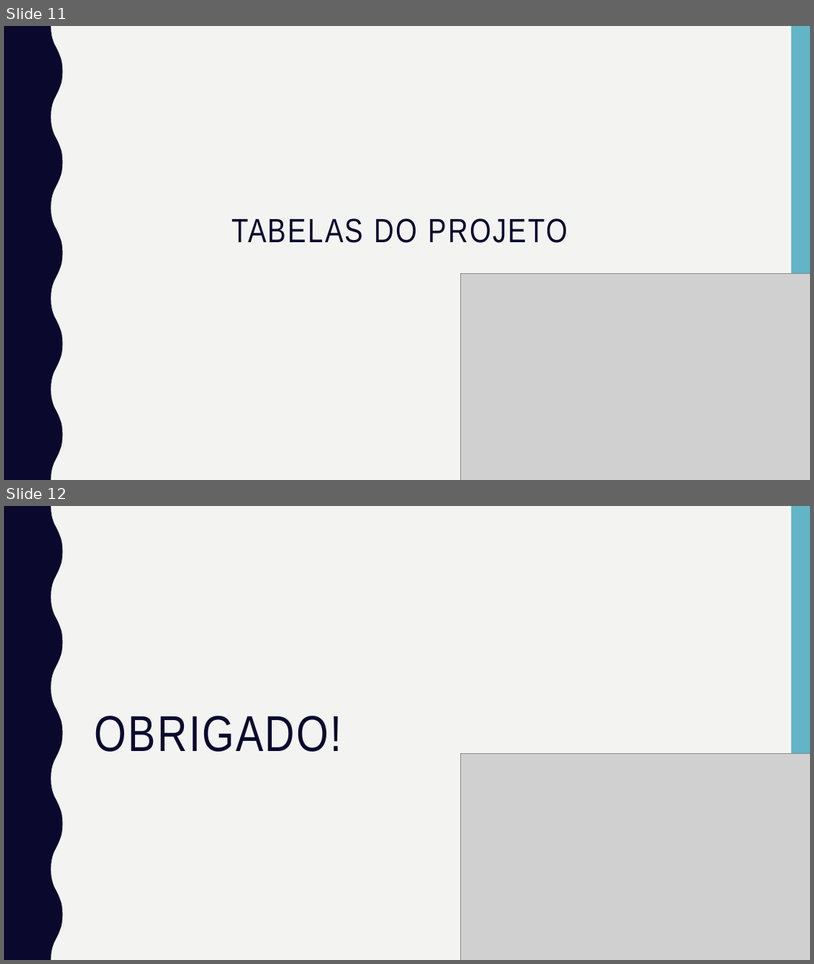
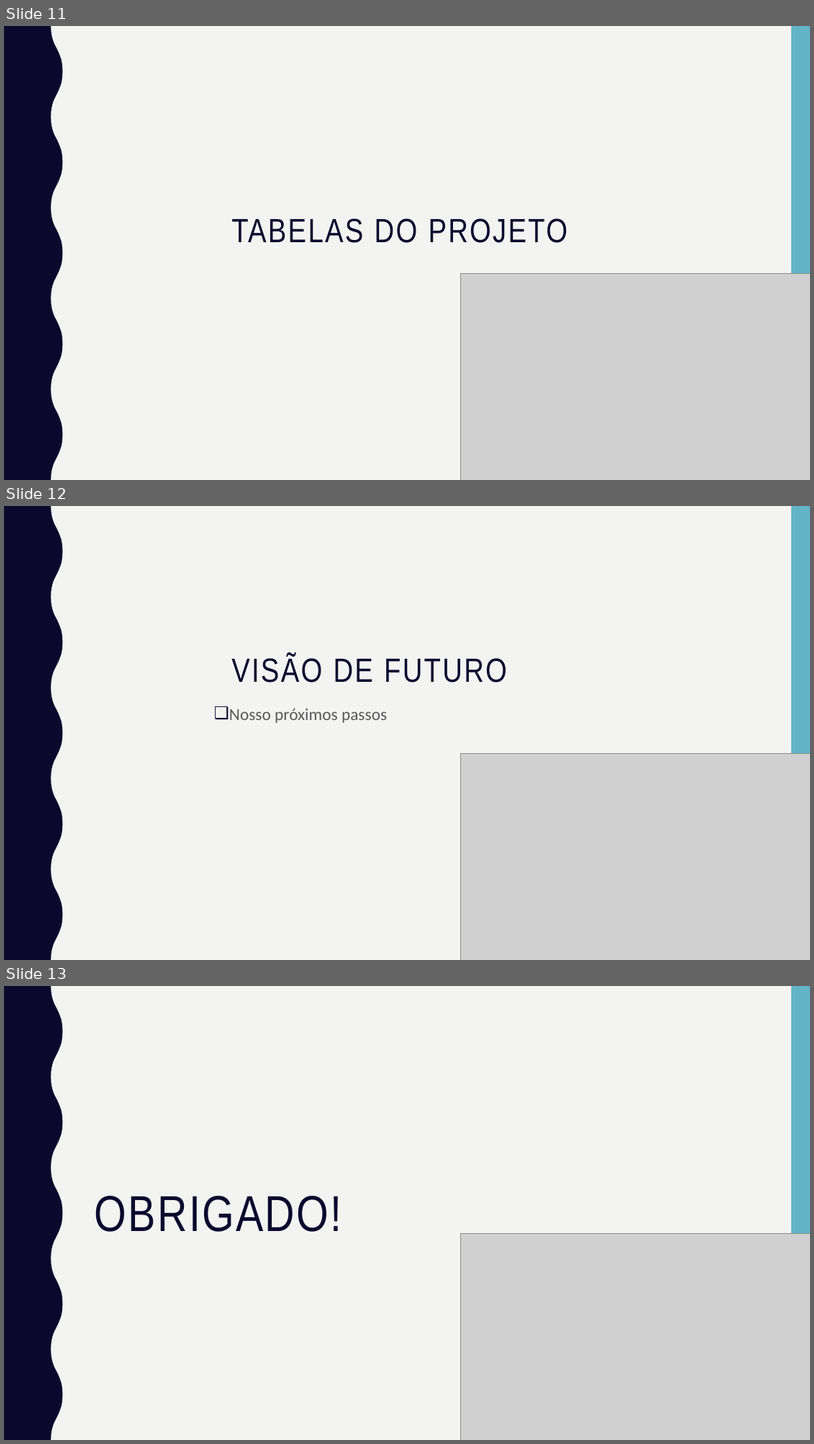
Before and after one commit to caiqueoak03/Projeto-PI, a slide deck: Documentação/Light ON.pptx. Shown one above the other, each under a label of ours: slides 11 and 12 before the commit, slides 11, 12 and 13 after it. The pictures are 814x964 and 814x1444 pixels, drawn with LibreOffice and Linux fonts; fonts in the diff are those of the drawing; grey boxes stand for pictures. Boxes give left, top, right and bottom in pixels: in the first picture for what was removed or moved away, otherwise in the second. Text is boxed around its words. In the diff, an @@ line names an element or a change of style, - is before the commit and + after.

Commit message:
ppt

```diff
--- a/Documentação/Light ON.pptx
+++ b/Documentação/Light ON.pptx
@@ slide 12 added at box(4, 506, 810, 960), background #F3F3F2; not listed: 2 template elements that a slide beside it also shows @@
@@ title added at box(232, 655, 507, 682), 40 pt, text #0B082E @@
+VISÃO DE FUTURO
@@ text added at box(229, 708, 387, 723), 20 pt, text #595959 @@
+❑ Nosso próximos passos
@@ picture added at box(460, 754, 810, 960) @@
@@ what was slide 12 is now slide 13 @@
```
